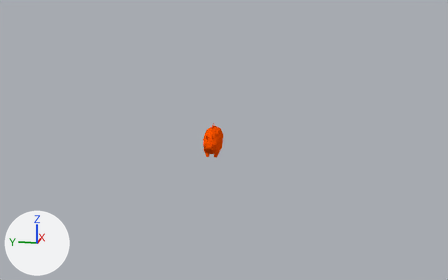
The Blender file assets/Models/pig/piganimation.blend: old version first, new version second.
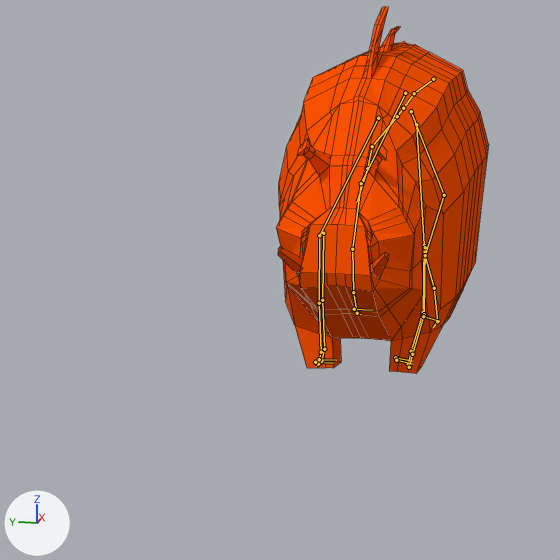
Each version is shown whole from a camera (50 mm lens) standing at (-49.4, -10.67, 13.56) and looking at (0.15, -0.76, 1.17), then close up on the part from 40% to 51% of the width and 44% to 63% of the height. Every picture has the same lights, and +X, +Y and +Z are marked at lower left. The bones that bend it are drawn over the model as lines in the close-ups. The close-ups show mesh edges as thin lines.
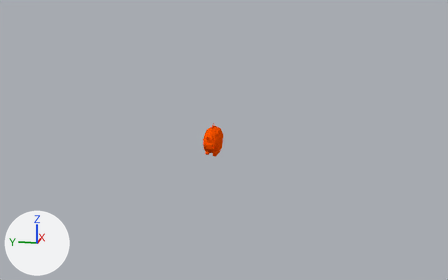
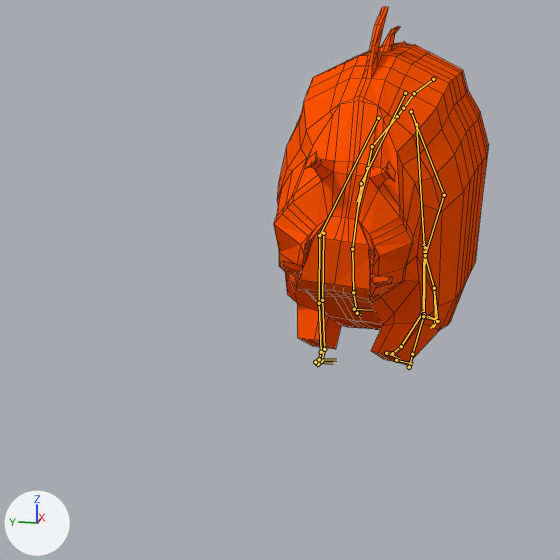
The newer file adds an action. The first version stands in its rest pose; the second is drawn at frame 111 of the action 'Running'.

Where the change shows, as pixel boxes [x1, y1, x2, y2] in the close-ups (560 x 560 px):
'Plane', posed: before [276, 7, 489, 373]; after [274, 7, 489, 365]
bone 'head.001', root to tip: before (367, 168) to (357, 201); after (367, 168) to (358, 208)
bone 'shin.L', root to tip: before (423, 312) to (411, 351); after (423, 312) to (401, 346)
bone 'foot.L.002', root to tip: before (434, 288) to (437, 321); after (434, 288) to (435, 322)

The change, as a diff of the scene's bpy script:
```diff
--- a/assets/Models/pig/piganimation.blend.py
+++ b/assets/Models/pig/piganimation.blend.py
@@ bone_head_001 @@
 bone_head_001 = bpy.data.objects['Armature'].pose.bones['head.001']  # child of 'neck.001'
-bone_head_001.location = (0.0, 0.0, 0.0)
-bone_head_001.rotation_quaternion = (1.0, 0.0, 0.0, 0.0)  # degrees (0, 0, 0)
+bone_head_001.location = (-0.52, 0.31, -1.325)
+bone_head_001.rotation_quaternion = (0.976, -0.009, -0.128, 0.166)  # degrees (-4, -14, 20)
@@ bone_shin_l @@
 bone_shin_l = bpy.data.objects['Armature'].pose.bones['shin.L']  # child of 'thigh.L'
-bone_shin_l.location = (0.0, 0.0, 0.0)
-bone_shin_l.rotation_quaternion = (1.0, 0.0, 0.0, 0.0)  # degrees (0, 0, 0)
+bone_shin_l.location = (0.134, 0.147, 0.758)
+bone_shin_l.rotation_quaternion = (0.968, 0.086, 0.172, 0.161)  # degrees (13, 18, 21)
@@ bone_foot_l_002 @@
 bone_foot_l_002 = bpy.data.objects['Armature'].pose.bones['foot.L.002']  # child of 'shin.L.002'
-bone_foot_l_002.rotation_quaternion = (1.0, 0.0, 0.0, 0.0)  # degrees (0, 0, 0)
+bone_foot_l_002.rotation_quaternion = (0.995, 0.058, 0.067, -0.036)  # degrees (6, 8, -4)
```
